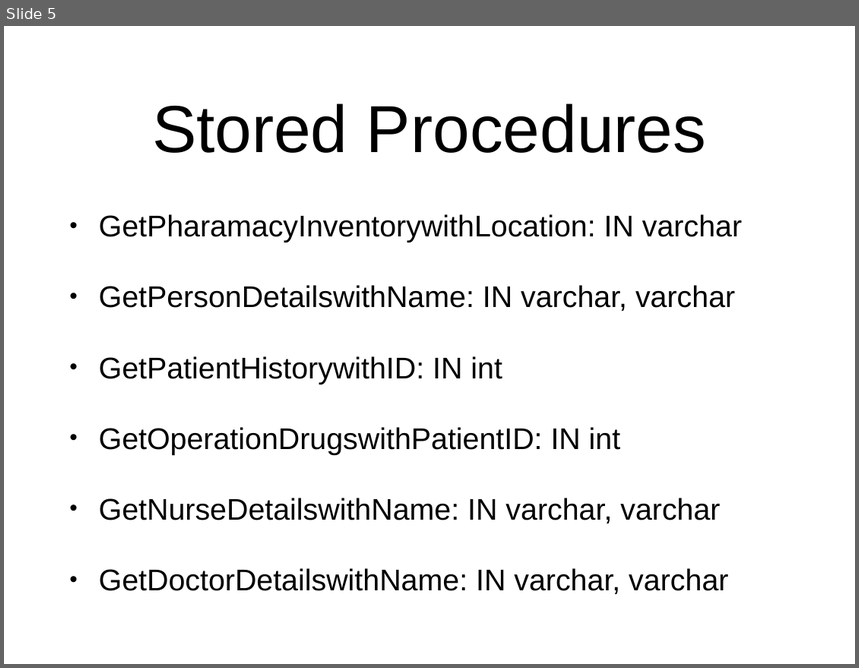
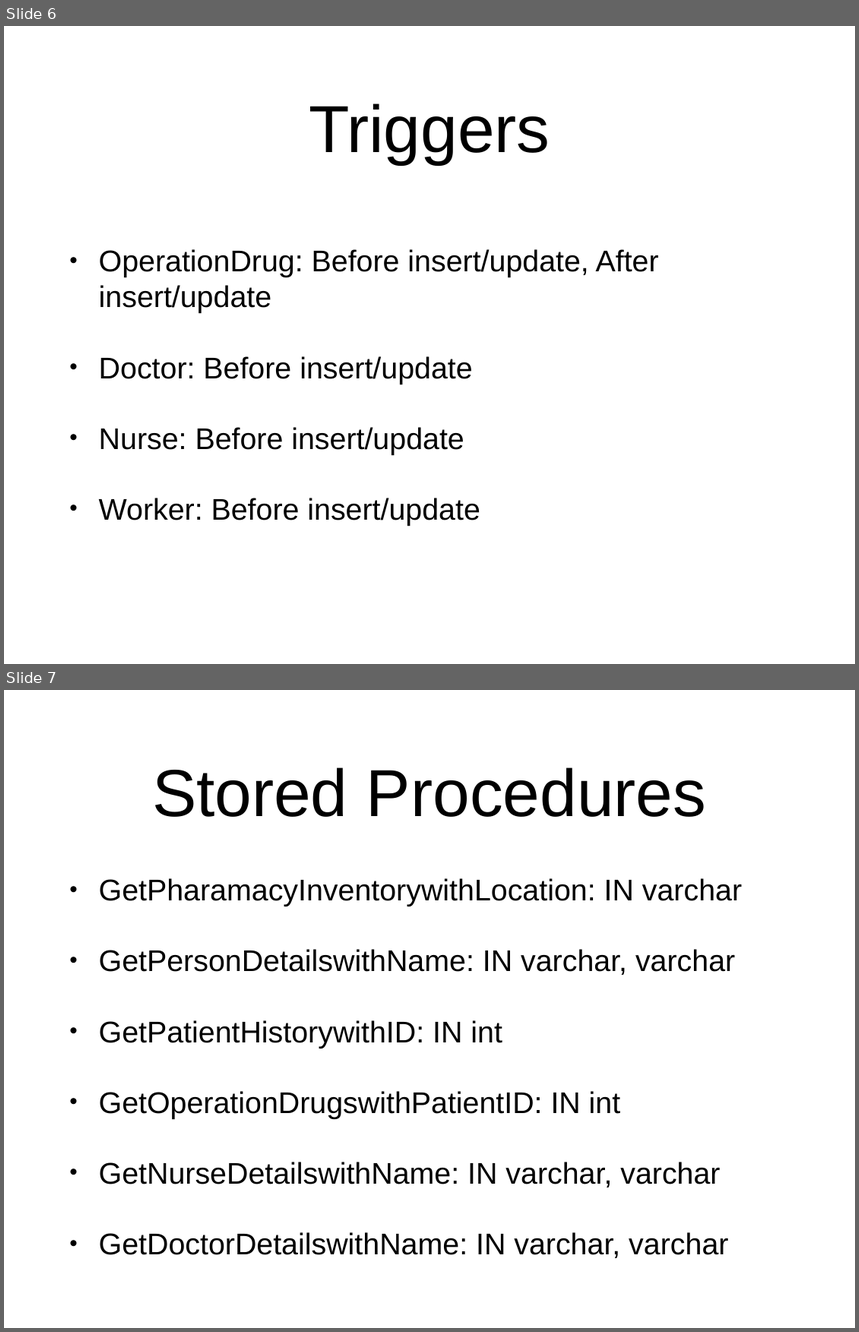
Before and after one commit to zhengtianqi94/HospitalDatabase, a slide deck: Presentation.pptx. Shown one above the other, each under a label of ours: slide 5 before the commit, slides 6 and 7 after it. The pictures are 859x668 and 859x1332 pixels, drawn with LibreOffice and Linux fonts; fonts in the diff are those of the drawing. Boxes give left, top, right and bottom in pixels: in the first picture for what was removed or moved away, otherwise in the second. Text is boxed around its words. In the diff, an @@ line names an element or a change of style, - is before the commit and + after.

```diff
--- a/Presentation.pptx
+++ b/Presentation.pptx
@@ slide 6 added at [4, 26, 855, 664], background #FFFFFF @@
@@ title added at [309, 104, 550, 164], 80 pt, text #000000 @@
+Triggers
@@ text added at [99, 249, 659, 526], 36 pt, text #000000 @@
+• OperationDrug: Before insert/update, After insert/update
+• Doctor: Before insert/update
+• Nurse: Before insert/update
+• Worker: Before insert/update
@@ what was slide 5 is now slide 7 @@
```
Also in this commit, not shown: 1 slide changed, 1 other slide added.
